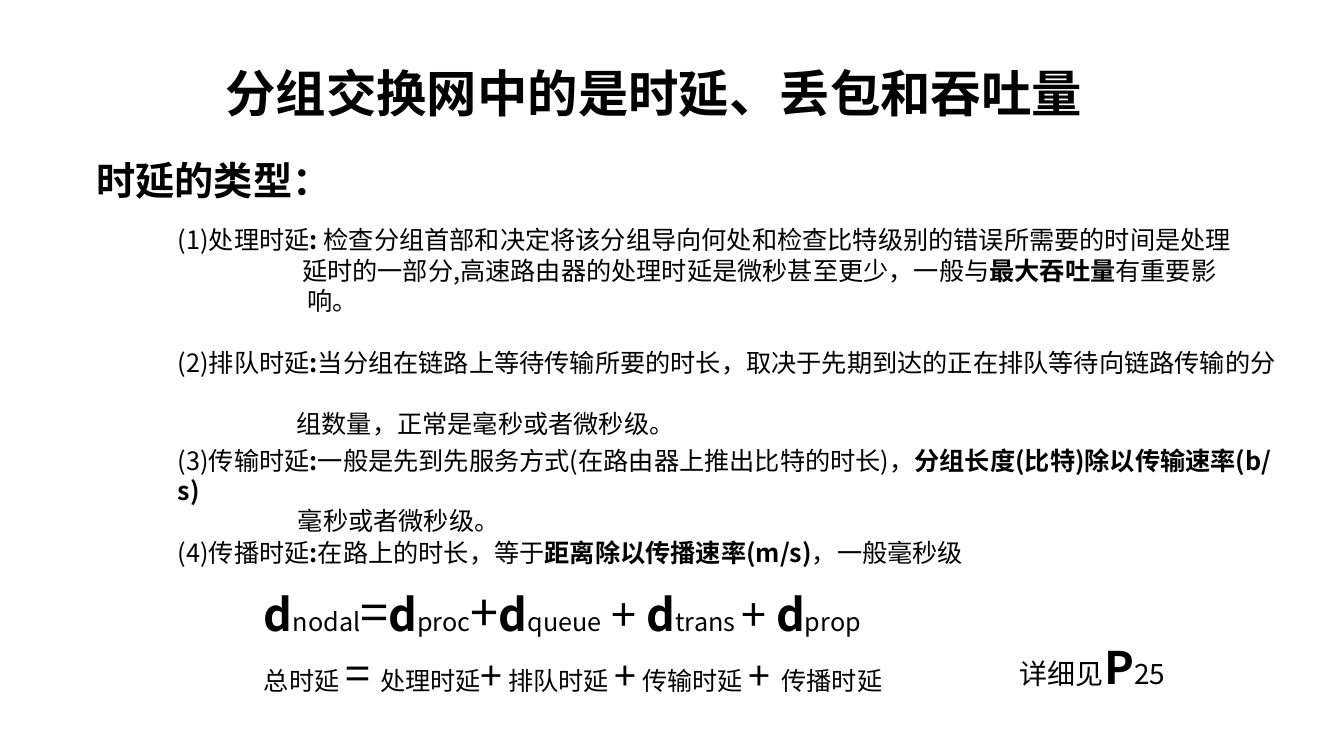
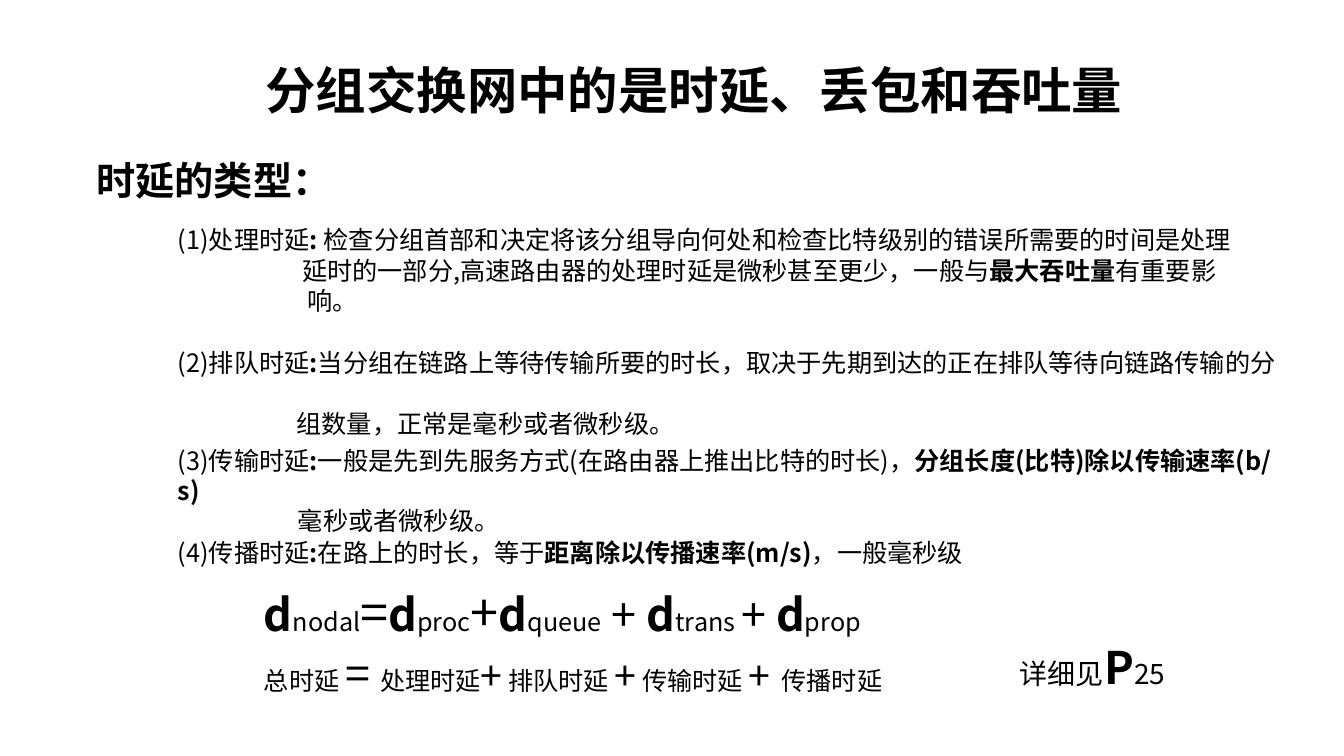
Before and after one commit to kuan525/Computer-Networking-A-top-down-Approach, a slide deck: slide 11 of 计算机网络和因特网.pptx. Drawn at 1344x756 pixels with LibreOffice and Linux fonts; fonts in the diff are those of the drawing. Boxes give left, top, right and bottom in pixels: in the first picture for what was removed or moved away, otherwise in the second. Text is boxed around its words. In the diff, an @@ line names an element or a change of style, - is before the commit and + after.

Commit message:
2021.2.24笔记

```diff
--- a/计算机网络和因特网.pptx
+++ b/计算机网络和因特网.pptx
@@ text "分组交换网中的是时延、丢包和吞吐量" moved from (x1=225, y1=68, x2=1082, y2=117) to (x1=265, y1=65, x2=1122, y2=114) @@
```
Also in this commit, not shown: 1 slide added.
